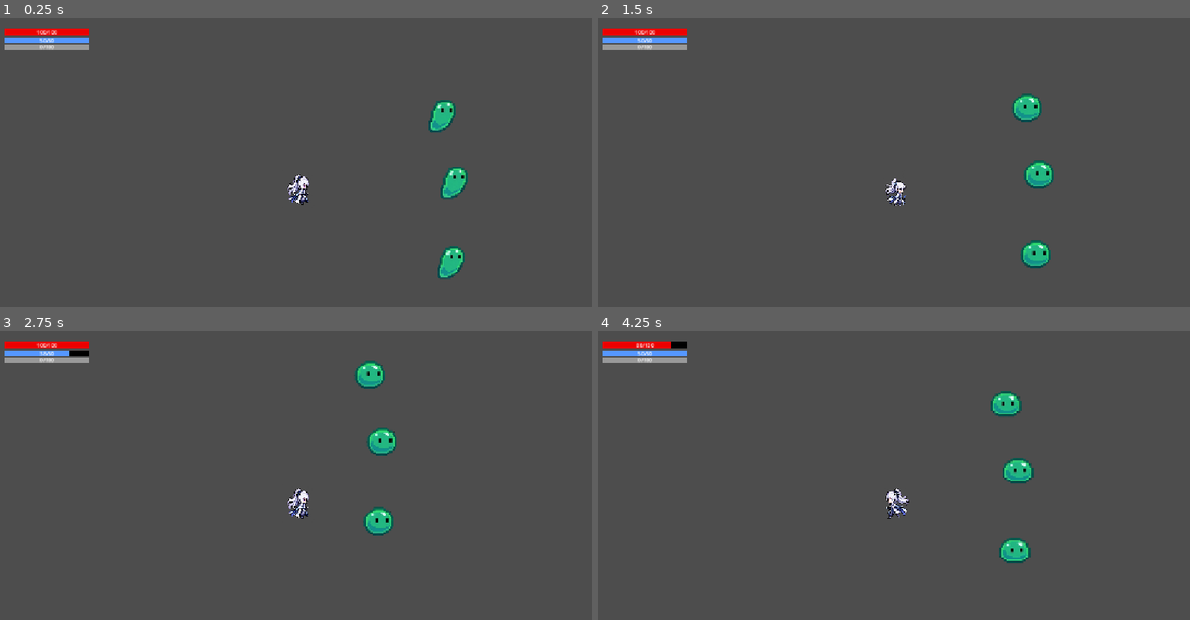
Above: before the commit, frames 1-4 (two rows, left to right).
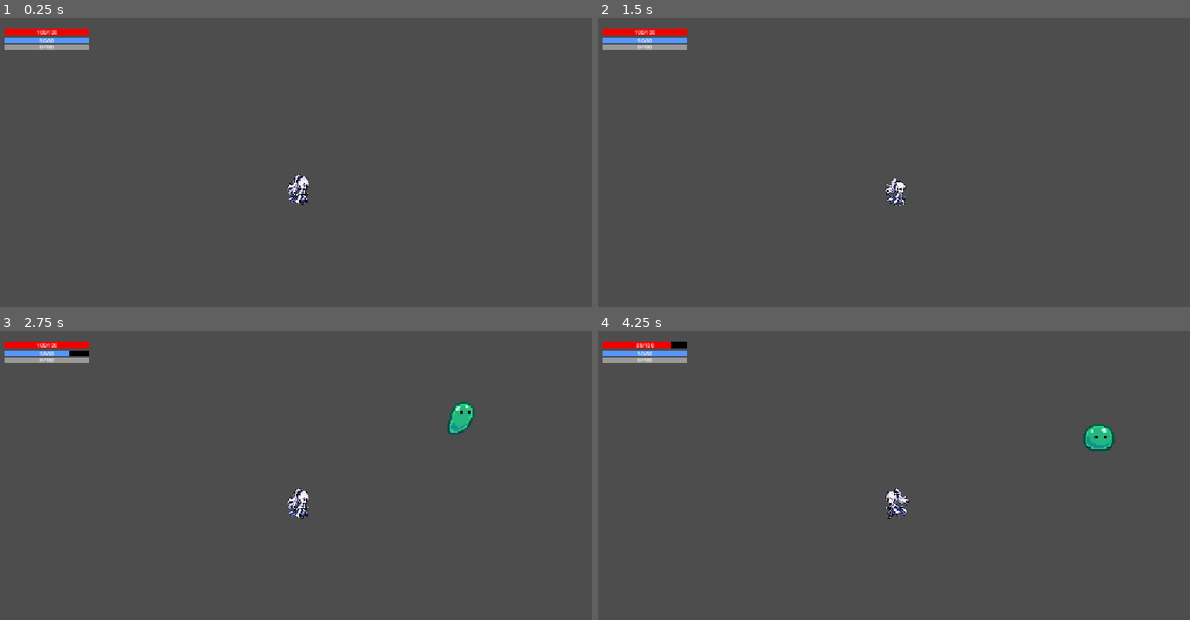
Above: after the commit, the same moments.

Repository: ThanksSon-Code/tutienPixel
Game: Godot game, scene res://world.tscn
Two runs of this game, one before a commit and one after it. Both use one fixed random seed, a clock stepped at 60 frames per second and the inputs below.
Inputs (mouse positions are in pixels of both pictures, inside the frame that each line leads up to):
- Up to frame 1 (0.25 s): no input
- Up to frame 2 (1.5 s): tap Enter at 0.5 s; move the mouse to (1030, 171) at 0.52 s; hold Right (ui_right) 0.53-1.28 s; tap H at 0.6 s; click (1030, 171) at 0.67 s; move the mouse to (775, 205) at 1.27 s; hold Down (ui_down) from 1.28 s (still down); tap J at 1.35 s
- Up to frame 3 (2.75 s): move the mouse to (361, 426) at 2.02 s; release Down (ui_down) at 2.03 s; hold Right (ui_right) from 2.03 s (still down); tap K at 2.1 s
- Up to frame 4 (4.25 s): move the mouse to (864, 570) at 2.77 s; release Right (ui_right) at 2.78 s; hold Up (ui_up) 2.78-3.53 s; tap L at 2.85 s; click (864, 570) at 2.92 s; move the mouse to (1077, 553) at 3.52 s; hold Left (ui_left) from 3.53 s (still down); tap H at 3.6 s

The runs differ from the first frame. In frame 1, 1.2% of the frame differs, in the area x 72-80%, y 28-91%; in frame 2, 1.2%; in frame 3, 1.6%, in the area x 59-81%, y 10-71%; in frame 4, 1.6%.

Commit message:
spawner
ok

Diff:
--- /dev/null
+++ b/spawner.gd
@@ -0,0 +1,43 @@
+extends Node2D
+
+# Nạp sẵn scene Slime
+@export var enemy_scene: PackedScene = preload("res://enemy.tscn")
+
+# Cấu hình cự ly sinh quái quanh Player (px)
+@export var min_spawn_distance: float = 260.0  # Khoảng cách tối thiểu (ngoài tầm nhìn/màn hình)
+@export var max_spawn_distance: float = 400.0  # Khoảng cách tối đa
+@export var max_enemies: int = 15              # Giới hạn số quái tối đa cùng lúc trên map
+
+@onready var spawn_timer: Timer = $SpawnTimer
+@onready var player: Node2D = get_tree().root.find_child("player", true, false)
+
+func _ready() -> void:
+	if spawn_timer:
+		spawn_timer.timeout.connect(_on_spawn_timer_timeout)
+
+func _on_spawn_timer_timeout() -> void:
+	if not player or not enemy_scene:
+		return
+
+	# Đếm số lượng quái hiện tại thuộc nhóm Enemies trên toàn bản đồ
+	var current_enemies = get_tree().get_nodes_in_group("Enemies").size()
+	if current_enemies >= max_enemies:
+		return
+
+	_spawn_single_enemy()
+
+func _spawn_single_enemy() -> void:
+	var enemy_instance = enemy_scene.instantiate()
+
+	# Chọn một góc ngẫu nhiên 360 độ (0 -> TAU radian)
+	var random_angle = randf() * TAU
+	# Chọn một khoảng cách ngẫu nhiên từ min đến max
+	var random_distance = randf_range(min_spawn_distance, max_spawn_distance)
+
+	# Tính toạ độ offset quanh Player
+	var spawn_offset = Vector2(cos(random_angle), sin(random_angle)) * random_distance
+	enemy_instance.global_position = player.global_position + spawn_offset
+
+	# Thêm quái vào scene chính (get_parent là world)
+	get_parent().add_child(enemy_instance)
+	print("Đã sinh 1 Slime tại: ", enemy_instance.global_position)
--- /dev/null
+++ b/spawner.tscn
@@ -0,0 +1,10 @@
+[gd_scene format=3 uid="uid://bqf82f2qc78lp"]
+
+[ext_resource type="Script" uid="uid://dmr8ftsulhxyh" path="res://spawner.gd" id="1_yp5lu"]
+
+[node name="Spawner" type="Node2D" unique_id=874746744]
+script = ExtResource("1_yp5lu")
+
+[node name="SpawnTimer" type="Timer" parent="." unique_id=464694532]
+wait_time = 2.5
+autostart = true
--- a/world.tscn
+++ b/world.tscn
@@ -2,7 +2,7 @@
 
 [ext_resource type="PackedScene" uid="uid://diygwv781k3tm" path="res://player.tscn" id="1_f3sb7"]
 [ext_resource type="PackedScene" uid="uid://cfdocv5x2aw7" path="res://hud.tscn" id="2_fj7yv"]
-[ext_resource type="PackedScene" uid="uid://r7bwl4xlp7vi" path="res://enemy.tscn" id="3_tlwt5"]
+[ext_resource type="PackedScene" uid="uid://bqf82f2qc78lp" path="res://spawner.tscn" id="4_aqk2v"]
 
 [node name="world" type="Node2D" unique_id=1318485481]
 
@@ -11,11 +11,4 @@
 
 [node name="HUD" parent="." unique_id=1393481657 instance=ExtResource("2_fj7yv")]
 
-[node name="Enemy" parent="." unique_id=1174805948 instance=ExtResource("3_tlwt5")]
-position = Vector2(849, 191)
-
-[node name="Enemy2" parent="." unique_id=1473944840 instance=ExtResource("3_tlwt5")]
-position = Vector2(872, 317)
-
-[node name="Enemy3" parent="." unique_id=1399438080 instance=ExtResource("3_tlwt5")]
-position = Vector2(866, 468)
+[node name="Spawner" parent="." unique_id=874746744 instance=ExtResource("4_aqk2v")]
Not shown, added: spawner.gd.uid
